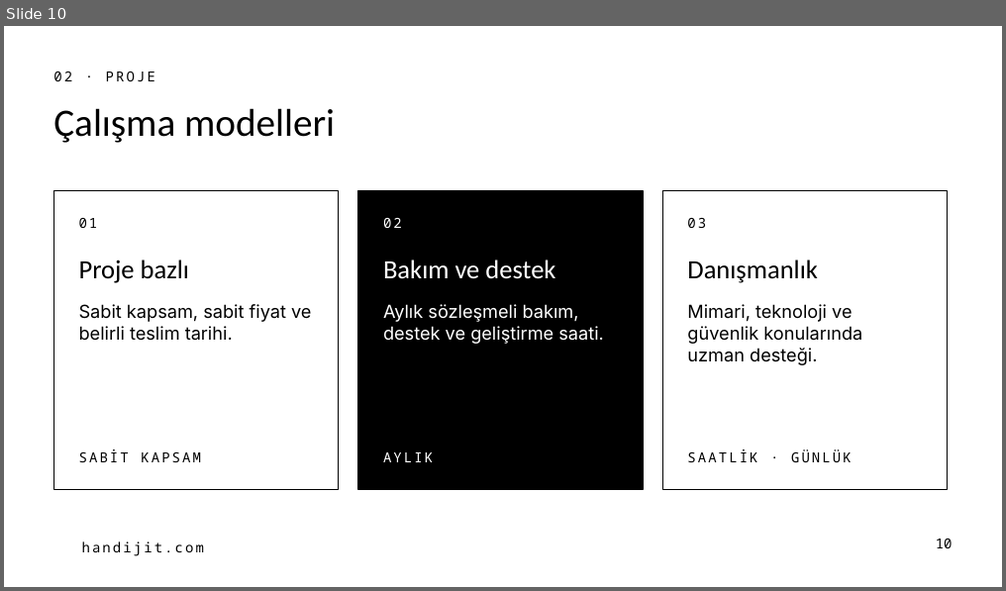
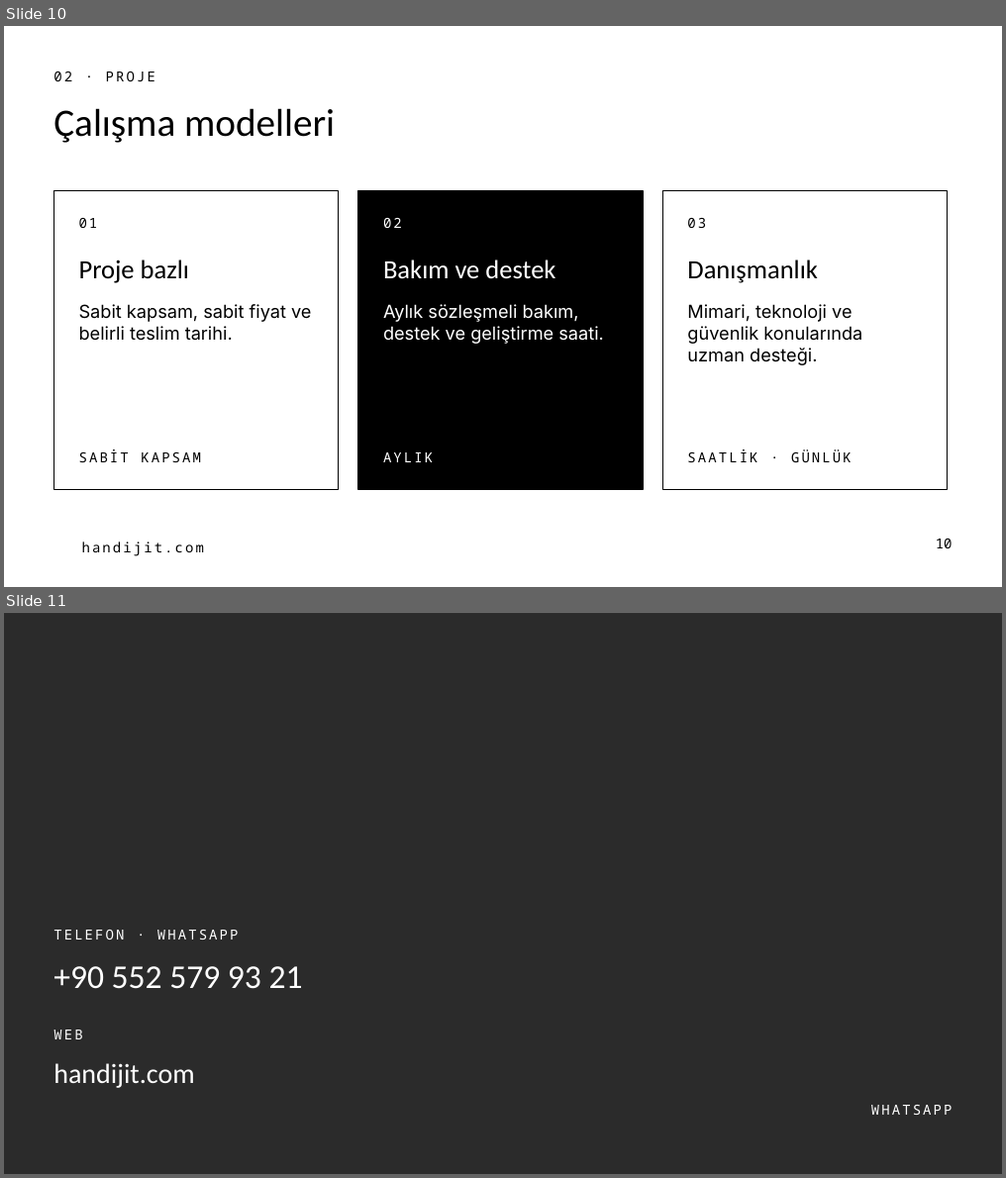
Before and after one commit to ahmetilhn/handijit-corporate-identity, a slide deck: 05-ofis/sunum-sablonu-16x9.pptx. Shown one above the other, each under a label of ours: slide 10 before the commit, slides 10 and 11 after it. The pictures are 1006x591 and 1006x1178 pixels, drawn with LibreOffice and Linux fonts; fonts in the diff are those of the drawing; background and template pictures are left out; a plain dark background stands for a picture behind light text. Boxes give left, top, right and bottom in pixels: in the first picture for what was removed or moved away, otherwise in the second. Text is boxed around its words. In the diff, an @@ line names an element or a change of style, - is before the commit and + after.

```diff
--- a/05-ofis/sunum-sablonu-16x9.pptx
+++ b/05-ofis/sunum-sablonu-16x9.pptx
@@ slide 11 added at (x1=4, y1=613, x2=1002, y2=1174), background picture (left out) @@
@@ text added at (x1=54, y1=930, x2=239, y2=940), 10 pt, text #FFFFFF @@
+TELEFON · WHATSAPP
@@ text added at (x1=54, y1=966, x2=303, y2=989), 24 pt, text #FFFFFF @@
++90 552 579 93 21
@@ text added at (x1=54, y1=1030, x2=82, y2=1040), 10 pt, text #FFFFFF @@
+WEB
@@ text added at (x1=54, y1=1063, x2=194, y2=1088), 20 pt, text #FFFFFF @@
+handijit.com
@@ text added at (x1=871, y1=1105, x2=952, y2=1115), 10 pt, text #FFFFFF @@
+WHATSAPP
```
Also in this commit, not shown: 3 slides changed, 1 slide removed, 55 other files.
